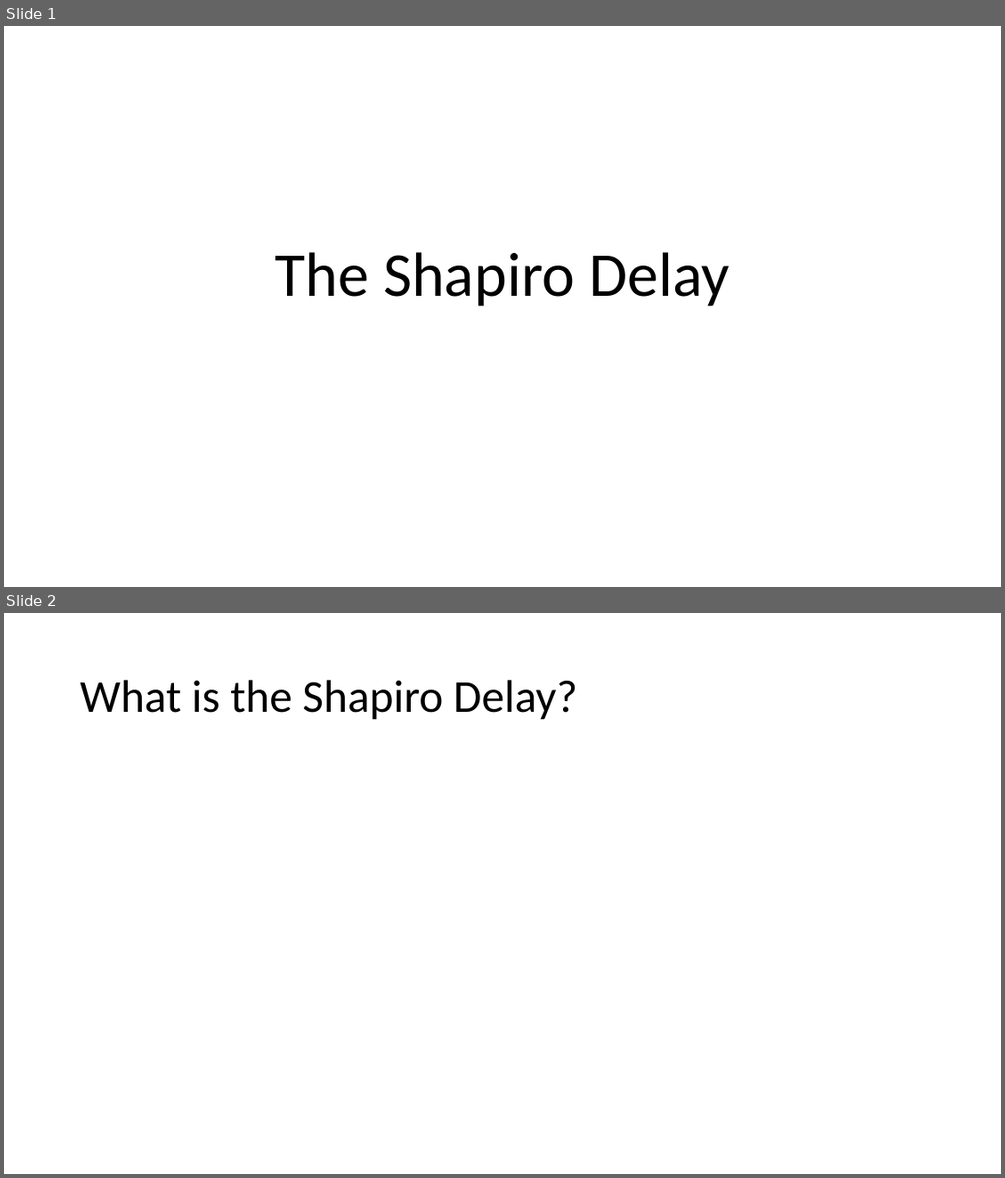
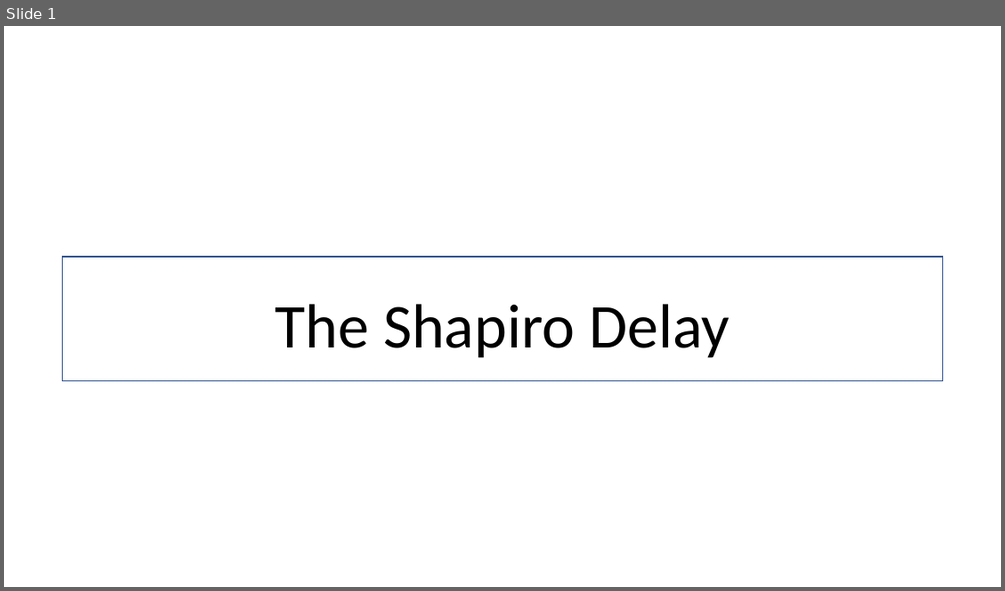
Before and after one commit to T-Rutt/presentation, a slide deck: The Shapiro Delay.pptx. Shown one above the other, each under a label of ours: slides 1 and 2 before the commit, slide 1 after it. The pictures are 1005x1178 and 1005x591 pixels, drawn with LibreOffice and Linux fonts; fonts in the diff are those of the drawing; background and template pictures are left out. Boxes give left, top, right and bottom in pixels: in the first picture for what was removed or moved away, otherwise in the second. Text is boxed around its words. In the diff, an @@ line names an element or a change of style, - is before the commit and + after.

```diff
--- a/The Shapiro Delay.pptx
+++ b/The Shapiro Delay.pptx
@@ slide 2 removed at <box>4,613,1001,1174</box>, background #FFFFFF @@
@@ title removed at <box>80,680,577,720</box> @@
-What is the Shapiro Delay?
@@ slide 1 changed as well @@
@@ text "The Shapiro Delay": place and size @@
-text "The Shapiro Delay" at <box>275,252,729,306</box>
+text "The Shapiro Delay" at <box>275,304,729,358</box>
@@ rectangle added at <box>63,257,943,380</box>, fill #FFFFFF at 90% opacity, outline #325491 1 pt @@
```
Also in this commit, not shown: 1 other slide changed, 19 slides added, 15 other files.
